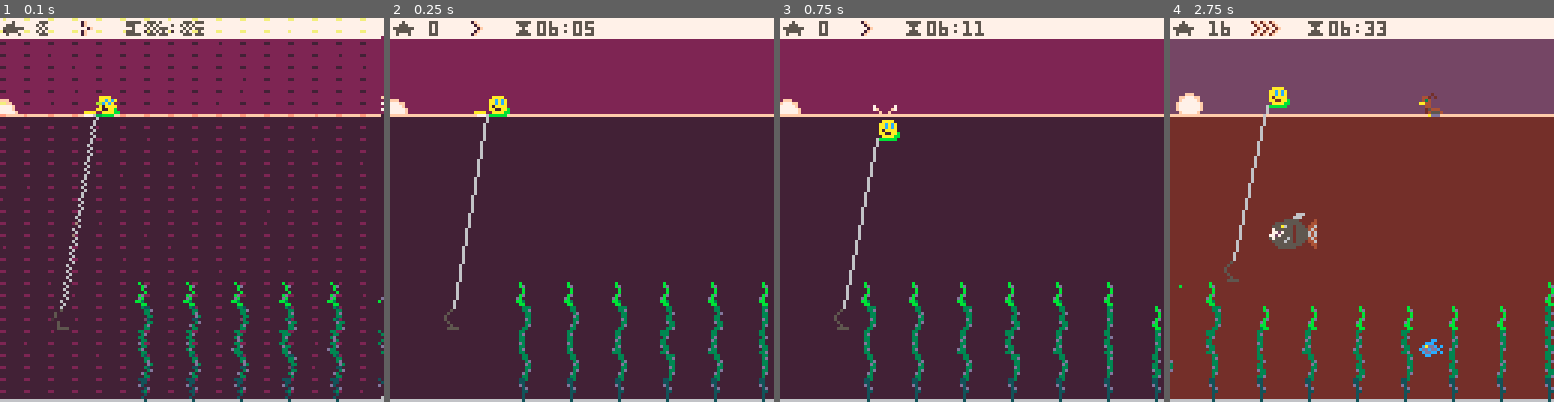
Above: before the commit, frames 1-4 (left to right).
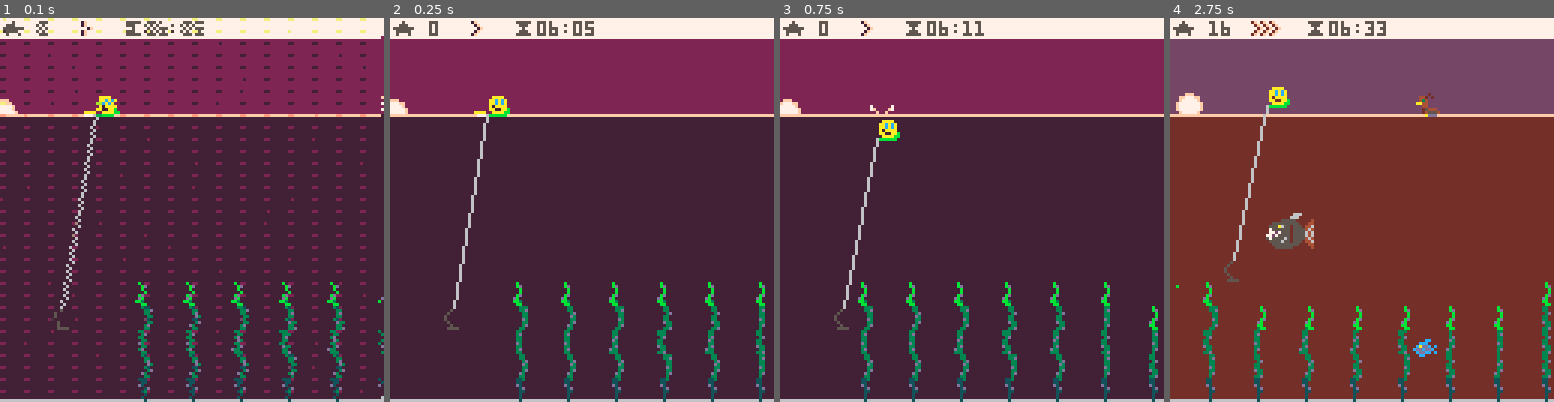
Above: after the commit, the same moments.

Repository: broquaint/pico8-carts
Game: PICO-8 cartridge eggjam18.p8
Same seed, same stepped clock (60 frames per second), same inputs: the game is played once before the commit and once after it.
Inputs:
- Up to frame 1 (0.1 s): no input
- Up to frame 2 (0.25 s): no input
- Up to frame 3 (0.75 s): tap X (X key) at 0.33 s; tap O (Z key) at 0.7 s
- Up to frame 4 (2.75 s): tap X (X key) at 1.07, 1.85 s; hold Right 1.6-2.1 s; tap O (Z key) at 1.7, 2.1, 2.5 s; hold Up 2.15-2.42 s; hold Right from 2.47 s (still down)

Frame 1 is identical in both runs. In frame 2, 3.5% of the frame differs, in the area x 32-99%, y 68-100%; in frame 3, 4.1%; in frame 4, 4.9%, in the area x 0-100%, y 19-100%.

Commit message:
Change lakebed data to tables
For a more interesting default state.

Diff:
--- a/eggjam18.p8
+++ b/eggjam18.p8
@@ -160,18 +160,18 @@
       end
    else
       -- lakebed_seaweed defined in from eggjam18_lakebed
-      for i,h in pairs(lakebed_seaweed) do
+      for i,t in pairs(lakebed_seaweed) do
          local sw_x = 32 + (16 * i)
          local sprites = {make_sw_sprite(sw_x, 20)}
-         for i = 2,(h-1) do
+         for i = 2,(t.height-1) do
             add(sprites, make_sw_sprite(sw_x, rnd({17,18,19})))
          end
          add(sprites, make_sw_sprite(sw_x, 16))
          local sw = make_obj({
                    x = sw_x,
-                   height = h,
+                   height = t.height,
+                   status = t.status,
                    sprites = sprites,
-                   status = h == 0 and 'empty' or SEAWEED__FRESH,
          })
          add(lakebed, sw)
       end
--- a/eggjam18_lakebed.lua
+++ b/eggjam18_lakebed.lua
@@ -1,4 +1,137 @@
 lakebed_seaweed = {
+   {height=5,status='fresh'},
+   {height=5,status='fresh'},
+   {height=5,status='fresh'},
+   {height=5,status='fresh'},
+   {height=5,status='fresh'},
+   {height=5,status='fresh'},
+   {height=4,status='fresh'},
+   {height=4,status='fresh'},
+   {height=4,status='fresh'},
+   {height=4,status='fresh'},
+   {height=4,status='fresh'},
+   {height=4,status='fresh'},
+   {height=5,status='fresh'},
+   {height=5,status='fresh'},
+   {height=4,status='fresh'},
+   {height=4,status='fresh'},
+   {height=5,status='fresh'},
+   {height=5,status='fresh'},
+   {height=0,status='empty'},
+   {height=0,status='empty'},
+   {height=0,status='empty'},
+   {height=4,status='fresh'},
+   {height=4,status='fresh'},
+   {height=4,status='fresh'},
+   {height=4,status='fresh'},
+   {height=4,status='fresh'},
+   {height=4,status='fresh'},
+   {height=3,status='fresh'},
+   {height=3,status='fresh'},
+   {height=4,status='fresh'},
+   {height=4,status='fresh'},
+   {height=3,status='fresh'},
+   {height=3,status='fresh'},
+   {height=0,status='empty'},
+   {height=0,status='empty'},
+   {height=0,status='empty'},
+   {height=5,status='fresh'},
+   {height=5,status='fresh'},
+   {height=4,status='fresh'},
+   {height=4,status='fresh'},
+   {height=5,status='fresh'},
+   {height=5,status='fresh'},
+   {height=4,status='fresh'},
+   {height=4,status='fresh'},
+   {height=5,status='fresh'},
+   {height=5,status='fresh'},
+   {height=4,status='fresh'},
+   {height=4,status='fresh'},
+   {height=3,status='fresh'},
+   {height=3,status='fresh'},
+   {height=2,status='fresh'},
+   {height=2,status='fresh'},
+   {height=3,status='fresh'},
+   {height=3,status='fresh'},
+   {height=3,status='fresh'},
+   {height=2,status='fresh'},
+   {height=2,status='fresh'},
+   {height=2,status='fresh'},
+   {height=2,status='fresh'},
+   {height=3,status='fresh'},
+   {height=0,status='empty'},
+   {height=0,status='empty'},
+   {height=0,status='empty'},
+   {height=2,status='fresh'},
+   {height=3,status='fresh'},
+   {height=4,status='fresh'},
+   {height=5,status='fresh'},
+   {height=5,status='fresh'},
+   {height=5,status='fresh'},
+   {height=4,status='fresh'},
+   {height=3,status='fresh'},
+   {height=2,status='fresh'},
+   {height=0,status='empty'},
+   {height=0,status='empty'},
+   {height=3,status='fresh'},
+   {height=3,status='fresh'},
+   {height=3,status='fresh'},
+   {height=4,status='fresh'},
+   {height=4,status='fresh'},
+   {height=5,status='fresh'},
+   {height=5,status='fresh'},
+   {height=0,status='empty'},
+   {height=2,status='fresh'},
+   {height=2,status='fresh'},
+   {height=0,status='empty'},
+   {height=0,status='empty'},
+   {height=4,status='fresh'},
+   {height=5,status='fresh'},
+   {height=0,status='empty'},
+   {height=4,status='fresh'},
+   {height=5,status='fresh'},
+   {height=0,status='empty'},
+   {height=4,status='fresh'},
+   {height=5,status='fresh'},
+   {height=5,status='fresh'},
+   {height=5,status='fresh'},
+   {height=0,status='empty'},
+   {height=0,status='empty'},
+   {height=0,status='empty'},
+   {height=2,status='fresh'},
+   {height=2,status='fresh'},
+   {height=3,status='fresh'},
+   {height=3,status='fresh'},
+   {height=4,status='fresh'},
+   {height=5,status='fresh'},
+   {height=6,status='fresh'},
+   {height=5,status='fresh'},
+   {height=4,status='fresh'},
+   {height=3,status='fresh'},
+   {height=3,status='fresh'},
+   {height=2,status='fresh'},
+   {height=2,status='fresh'},
+   {height=0,status='empty'},
+   {height=0,status='empty'},
+   {height=0,status='empty'},
+   {height=2,status='fresh'},
+   {height=3,status='fresh'},
+   {height=2,status='fresh'},
+   {height=3,status='fresh'},
+   {height=2,status='fresh'},
+   {height=3,status='fresh'},
+   {height=2,status='fresh'},
+   {height=4,status='fresh'},
+   {height=4,status='fresh'},
+   {height=2,status='fresh'},
+   {height=2,status='fresh'},
+   {height=3,status='fresh'},
+   {height=4,status='fresh'},
+   {height=0,status='empty'},
+   {height=0,status='empty'},
+}
+
+lakebed_seaweed_v1 = {
       --0,0,0,0, --0,0,0,0,0,
       5,5,5,5,5,5,
       4,4,4,4,4,4,
@@ -23,6 +156,7 @@
       0,0,0,
       2,3,2,3,2,3,2,4,4,2,2,3,4,
       0,0,
+
       -- repeats begin here
             5,5,5,5,5,5,
       4,4,4,4,4,4,
